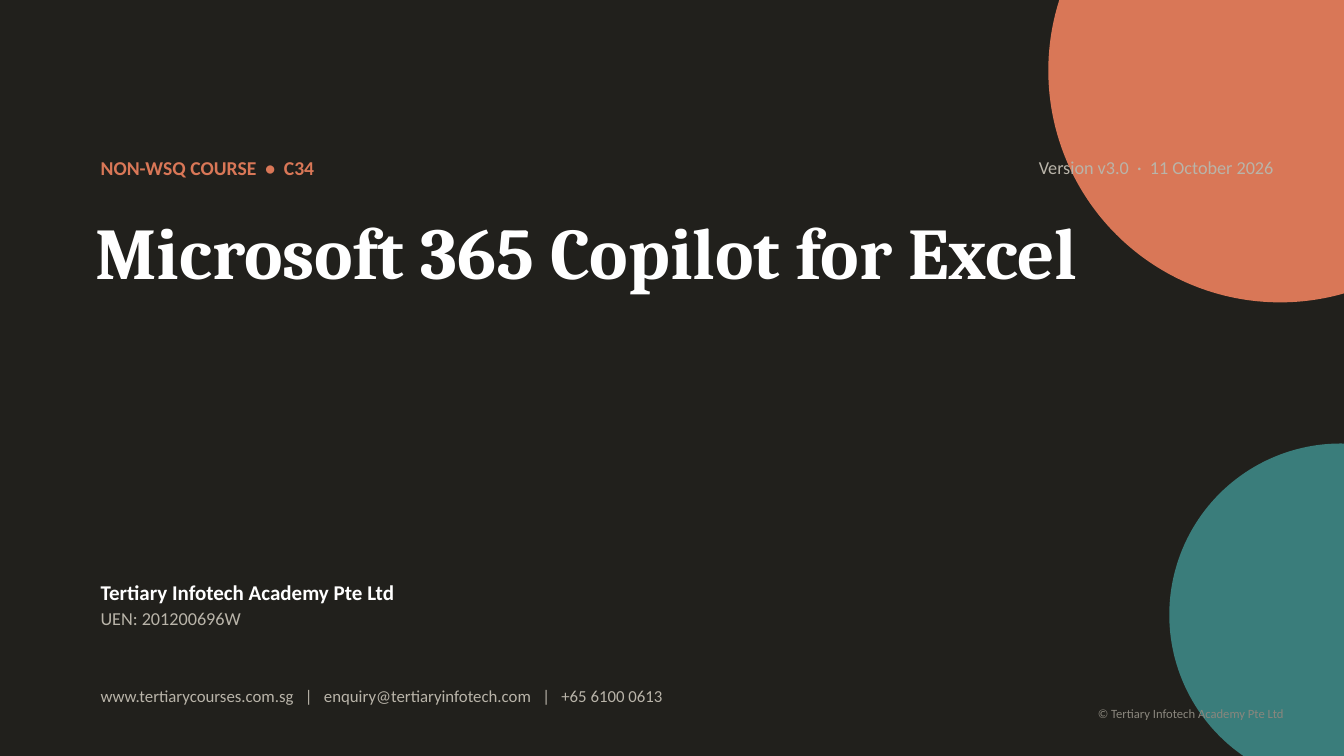
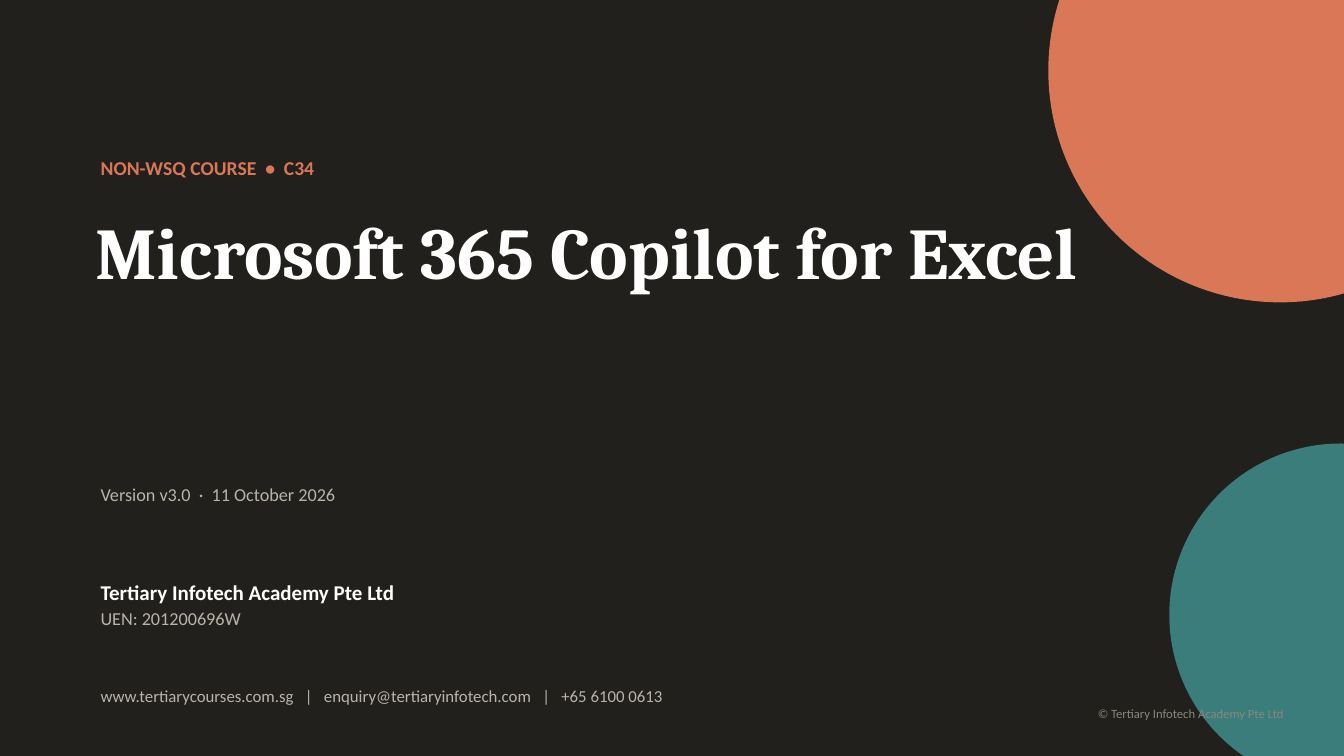
Before and after one commit to tertiarycourses/C34-Microsoft-365-Copilot-for-Excel, a slide deck: slide 1 of courseware/Microsoft 365 Copilot for Excel-v3.0.pptx. Drawn at 1344x756 pixels with LibreOffice and Linux fonts; fonts in the diff are those of the drawing. Boxes give left, top, right and bottom in pixels: in the first picture for what was removed or moved away, otherwise in the second. Text is boxed around its words. In the diff, an @@ line names an element or a change of style, - is before the commit and + after.

```diff
--- a/courseware/Microsoft 365 Copilot for Excel-v3.0.pptx
+++ b/courseware/Microsoft 365 Copilot for Excel-v3.0.pptx
@@ text "Version v3.0 · 11 October ...": place and size @@
-text "Version v3.0 · 11 October ..." at <box>1039,159,1274,179</box>
+text "Version v3.0 · 11 October ..." at <box>101,488,335,501</box>
@@ text "Version v3.0 · 11 October ..." at <box>101,488,335,501</box>: alignment right to left @@
```
Also in this commit, not shown: 1 other slide changed, 27 other files.
